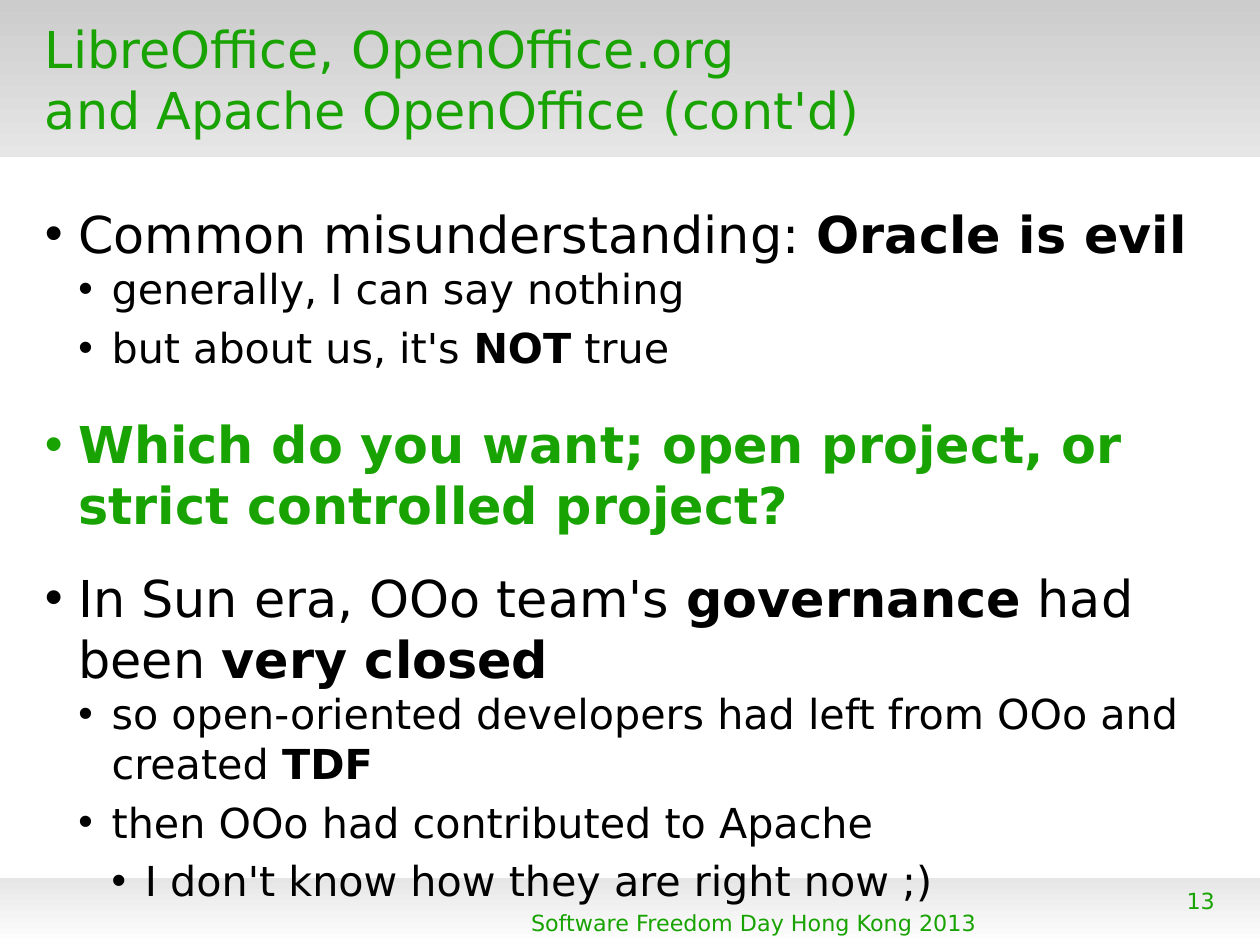
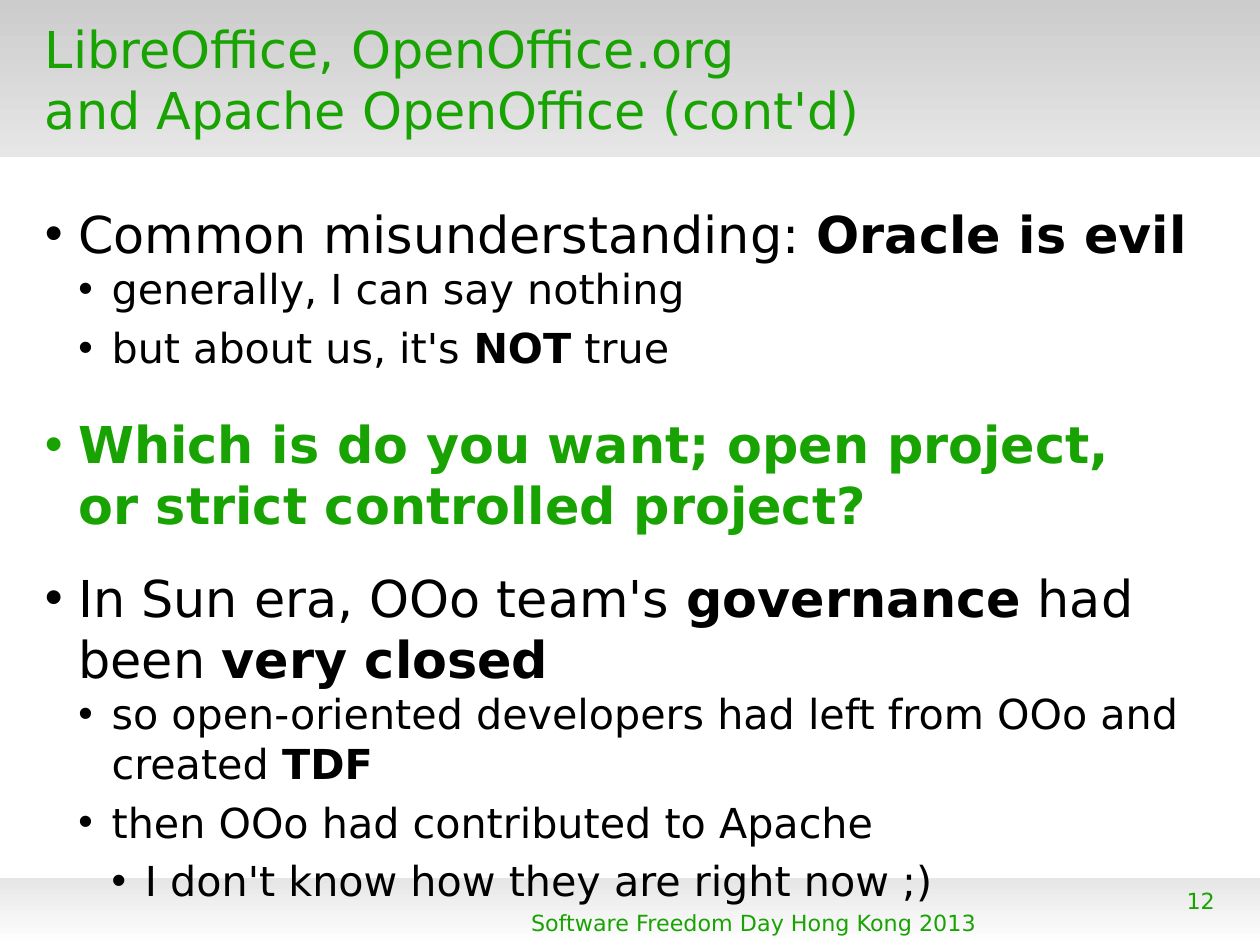
Before and after one commit to naruoga/KantoLibreOffice, a slide deck: slide 12 of others/SFD2013HK.odp (slide 13 before the commit). Drawn at 1260x945 pixels with LibreOffice and Linux fonts; fonts in the diff are those of the drawing; background and template pictures are left out. Boxes give left, top, right and bottom in pixels: in the first picture for what was removed or moved away, otherwise in the second. Text is boxed around its words. In the diff, an @@ line names an element or a change of style, - is before the commit and + after.

```diff
--- a/others/SFD2013HK.odp
+++ b/others/SFD2013HK.odp
@@ text at bbox=[78, 424, 1109, 535]: text changed @@
-• Which do you want; open project, or strict controlled project?
+• Which is do you want; open project,
+  or strict controlled project?
@@ page number at bbox=[1187, 892, 1215, 909]: text changed @@
-13
+12
```
Also in this commit, not shown: 8 other slides changed, 15 slides added, 3 slides removed, 2 other files.
